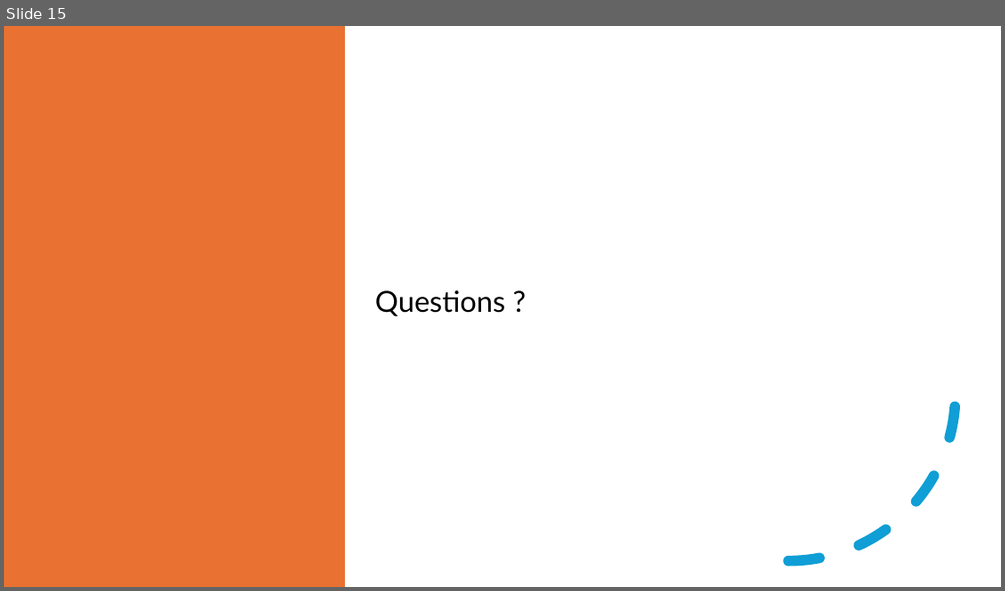
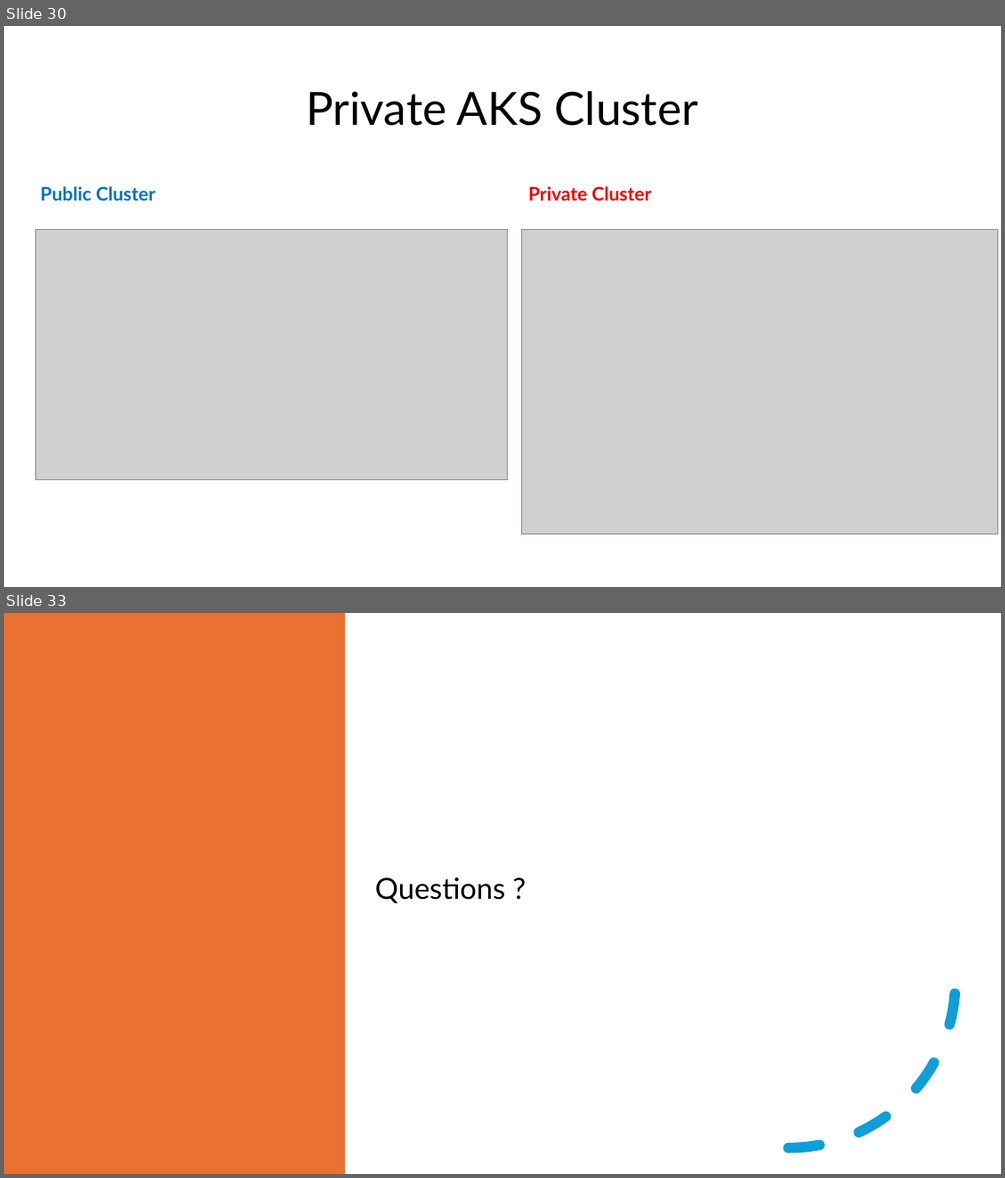
Before and after one commit to fhbilgen/AKSWorkshop, a slide deck: AKS_01_Core_and_Setup.pptx. Shown one above the other, each under a label of ours: slide 15 before the commit, slides 30 and 33 after it; the slides between them are not shown. The pictures are 1005x591 and 1005x1178 pixels, drawn with LibreOffice and Linux fonts; fonts in the diff are those of the drawing; grey boxes stand for pictures. Boxes give left, top, right and bottom in pixels: in the first picture for what was removed or moved away, otherwise in the second. Text is boxed around its words. In the diff, an @@ line names an element or a change of style, - is before the commit and + after.

Commit message:
Completed the Zone and Private Cluster topics

```diff
--- a/AKS_01_Core_and_Setup.pptx
+++ b/AKS_01_Core_and_Setup.pptx
@@ slide 30 added at box(4, 26, 1001, 587), background #FFFFFF @@
@@ title added at box(307, 91, 698, 126), 44 pt, text #000000 @@
+Private AKS Cluster
@@ text added at box(40, 186, 155, 200), 18 pt, text #0070C0, bold @@
+Public Cluster
@@ text added at box(528, 186, 651, 200), 18 pt, text #EE0000, bold @@
+Private Cluster
@@ picture added at box(36, 230, 508, 479) @@
@@ picture added at box(521, 230, 998, 534) @@
@@ what was slide 15 is now slide 33 @@
```
Also in this commit, not shown: 17 other slides added, 11 other files.
